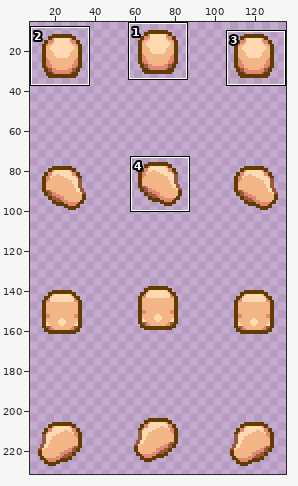
Sprite sheet -- data/sprites/outfit/head-testing/head_001.png. The first picture is a wide view before the edit; the outline marks the close-up.
Close-up. Before the commit:
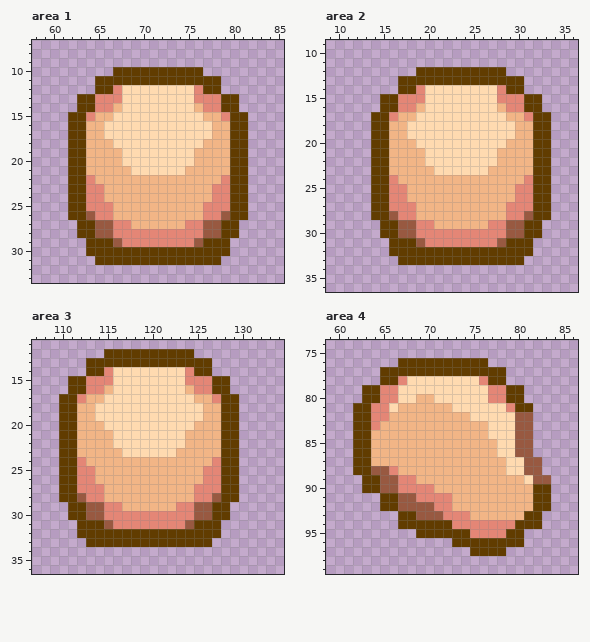
The file is 144x256 pixels. Shown: area 1: x 58..85, y 7..33; area 2: x 9..36, y 9..36; area 3: x 107..134, y 11..36; area 4: x 59..86, y 74..99. The wide view leaves out empty margins. The commit also changed other parts of the picture, which this record leaves out.
After the commit:
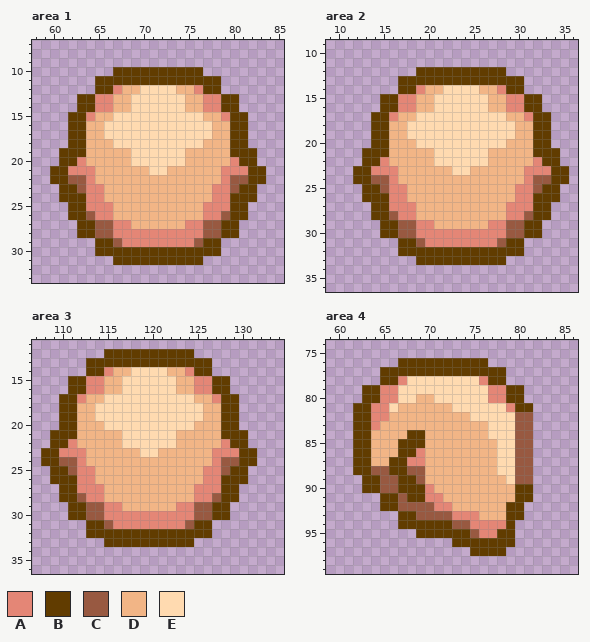
Palette (. is transparent): A #e48676  B #613c00  C #985941  D #f2b586  E #ffdab0
The exact change:
Changed rows in their new state; - is an unchanged pixel.
Area 1:
first column x 67:
12 -DD----DD-
13 DD------DD
14 -D------D-
first column x 60:
19 -B------D------D------B-
20 -B-A----D------D----A-B-
21 BBAAA----DD--DD----AAABB
22 BBCC----------------CCBB
23 -B-C----------------C-B-
24 -B--------------------B-
first column x 64:
29 .--------------.
30 .--------------.
31 -..----------..-
Area 2:
first column x 19:
14 -DD----DD-
15 DD------DD
16 -D------D-
first column x 12:
21 -B------D------D------B-
22 -B-A----D------D----A-B-
23 BBAAA----DD--DD----AAABB
24 BBCC----------------CCBB
25 -B-C----------------C-B-
26 -B--------------------B-
first column x 16:
31 .--------------.
32 .--------------.
33 -..----------..-
Area 3:
first column x 115:
14 -DD----DD-
15 DD------DD
16 -D------D-
first column x 108:
21 -B------D------D------B-
22 -B-A----D------D----A-B-
23 BBAAA----DD--DD----AAABB
24 BBCC----------------CCBB
25 -B-C----------------C-B-
26 -B--------------------B-
first column x 112:
31 .--------------.
32 .--------------.
33 -..----------..-
Area 4:
first column x 66:
 84 --BB--------------
 85 -BBB--------------
 86 -BBA--------------
 87 BBAA--------E-C-.-
 88 BBCC--------E-C-.-
 89 -BBC---------ECC..
 90 -BBB----------BB..
 91 --BB--D-------BB..
 92 -------------BB...
 93 ------C--A---BB..-
 94 -------CC----B...-
 95 ---------C--B-.---
 96 --------------.---
